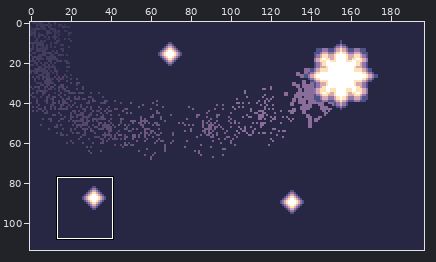
Pixel-art file: images/intro-1.aseprite. The picture above shows the old version from afar; the outline marks the close-up.
Close-up. Old version:
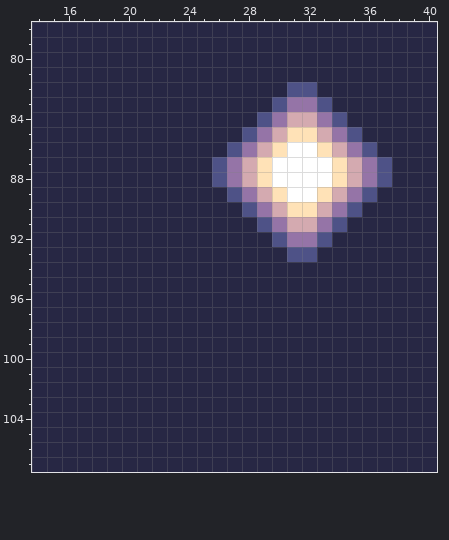
197x114 pixels, 1 frame. Colours within 5 levels of each other are drawn and written as one. Shown: x 14..40, y 78..107. The commit also changed other parts of the picture, which this record leaves out.
After:
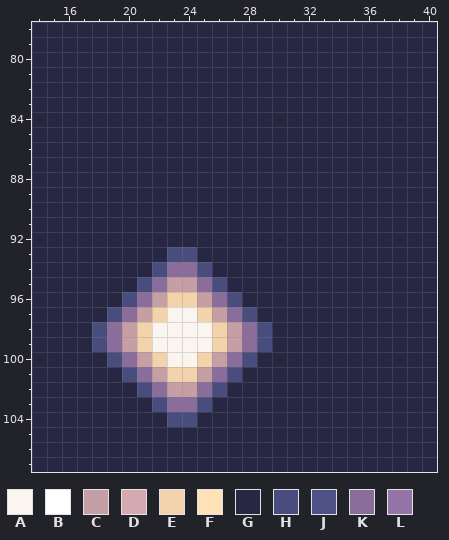
Palette (. is transparent): A #fbf5ef  B #ffffff  C #c69fa5  D #d4aab0  E #f2d3ab  F #ffe2b7  G #272744  H #494d7e  J #4e5287  K #8b6d9c  L #9574a7
Diff:
Layer "Stars":
Colour G becomes colour A in row 97 at x 23 to 24; in rows 98 to 99 at x 22 to 25; in row 100 at x 23 to 24.
Colour G becomes colour C in row 95 at x 23 to 24; in row 96 at x 22 and 25; in row 97 at x 21 and 26; in rows 98 to 99 at x 20 and 27; in row 100 at x 21 and 26; in row 101 at x 22 and 25.
Colour G becomes colour C in row 102 at x 23 to 24.
Colour G becomes colour E in row 96 at x 23 to 24; in row 97 at x 22 and 25; in rows 98 to 99 at x 21 and 26; in row 100 at x 22 and 25; in row 101 at x 23 to 24.
Colour B becomes colour G in row 86 at x 31 to 32; in rows 87 to 88 at x 30 to 33; in row 89 at x 31 to 32.
Colour D becomes colour G in row 84 at x 31 to 32; in row 85 at x 30 and 33; in row 86 at x 29 and 34; in rows 87 to 88 at x 28 and 35; in row 89 at x 29 and 34; in row 90 at x 30 and 33.
Colour D becomes colour G in row 91 at x 31 to 32.
Colour F becomes colour G in row 85 at x 31 to 32; in row 86 at x 30 and 33; in rows 87 to 88 at x 29 and 34; in row 89 at x 30 and 33; in row 90 at x 31 to 32.
Colour J becomes colour G in row 82 at x 31 to 32; in row 83 at x 30 and 33; in row 84 at x 29 and 34; in row 85 at x 28 and 35; in row 86 at x 27 and 36; in rows 87 to 88 at x 26 and 37.
Colour J becomes colour G in row 89 at x 27 and 36; in row 90 at x 28 and 35; in row 91 at x 29 and 34; in row 92 at x 30 and 33; in row 93 at x 31 to 32.
Colour L becomes colour G in row 83 at x 31 to 32; in row 84 at x 30 and 33; in row 85 at x 29 and 34; in row 86 at x 28 and 35; in rows 87 to 88 at x 27 and 36; in row 89 at x 28 and 35.
Colour L becomes colour G in row 90 at x 29 and 34; in row 91 at x 30 and 33; in row 92 at x 31 to 32.
Colour G becomes colour H in row 93 at x 23 to 24; in row 94 at x 22 and 25; in row 95 at x 21 and 26; in row 96 at x 20 and 27; in row 97 at x 19 and 28; in rows 98 to 99 at x 18 and 29.
Colour G becomes colour H in row 100 at x 19 and 28; in row 101 at x 20 and 27; in row 102 at x 21 and 26; in row 103 at x 22 and 25; in row 104 at x 23 to 24.
Colour G becomes colour K in row 94 at x 23 to 24; in row 95 at x 22 and 25; in row 96 at x 21 and 26; in row 97 at x 20 and 27; in rows 98 to 99 at x 19 and 28; in row 100 at x 20 and 27.
Colour G becomes colour K in row 101 at x 21 and 26; in row 102 at x 22 and 25; in row 103 at x 23 to 24.
